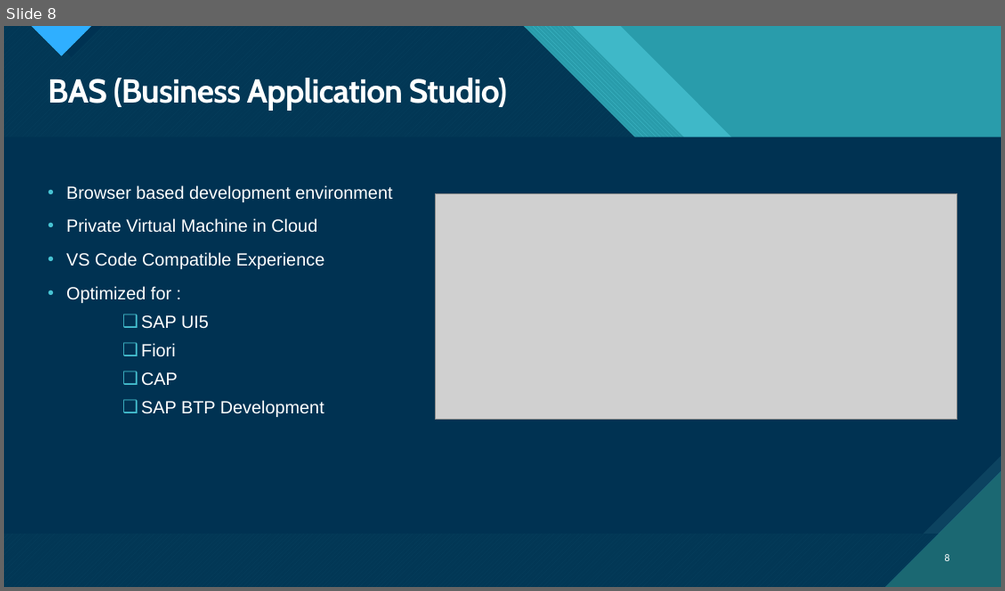
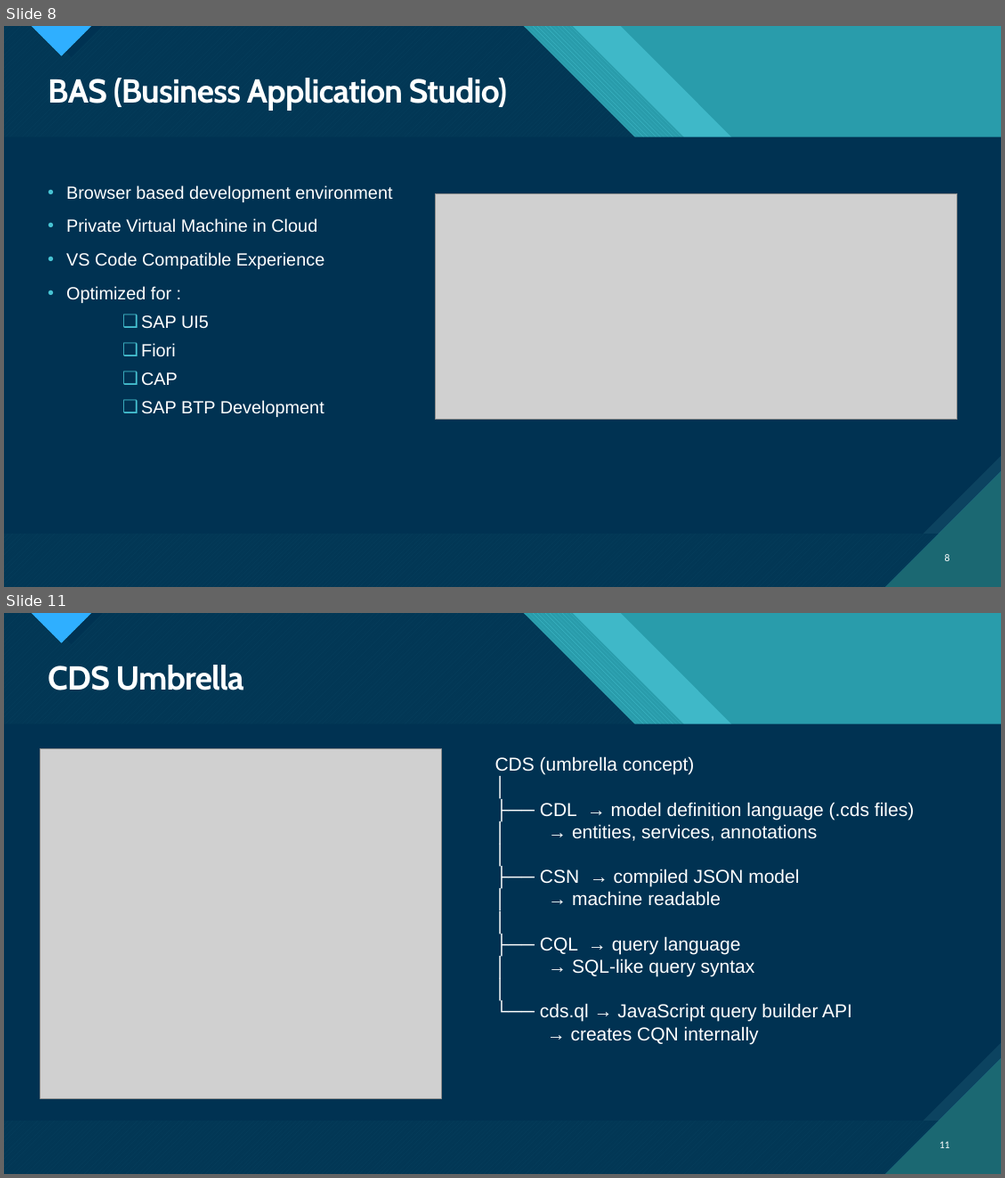
Before and after one commit to Swapnil-Garg16/test, a slide deck: SAP CAPM Overview.pptx. Shown one above the other, each under a label of ours: slide 8 before the commit, slides 8 and 11 after it; the slides between them are not shown. The pictures are 1005x591 and 1005x1178 pixels, drawn with LibreOffice and Linux fonts; fonts in the diff are those of the drawing; grey boxes stand for pictures. Boxes give left, top, right and bottom in pixels: in the first picture for what was removed or moved away, otherwise in the second. Text is boxed around its words. In the diff, an @@ line names an element or a change of style, - is before the commit and + after.

```diff
--- a/SAP CAPM Overview.pptx
+++ b/SAP CAPM Overview.pptx
@@ slide 11 added at box(4, 613, 1001, 1174), background #47C3D3; not listed: 18 template elements that a slide beside it also shows @@
@@ title added at box(48, 665, 244, 690), 32 pt, text #FFFFFF, bold @@
+CDS Umbrella
@@ picture added at box(40, 749, 442, 1098) @@
@@ text added at box(495, 756, 914, 1044), 18 pt, text #FFFFFF @@
+CDS (umbrella concept)
+│
+├── CDL → model definition language (.cds files)
+│ → entities, services, annotations
+│
+├── CSN → compiled JSON model
+│ → machine readable
+│
+├── CQL → query language
+│ → SQL-like query syntax
+│
+└── cds.ql → JavaScript query builder API
+→ creates CQN internally
@@ page number added at box(939, 1141, 950, 1148), 10 pt, text #FFFFFF @@
+11
```
Also in this commit, not shown: 1 slide changed, 5 other slides added.
